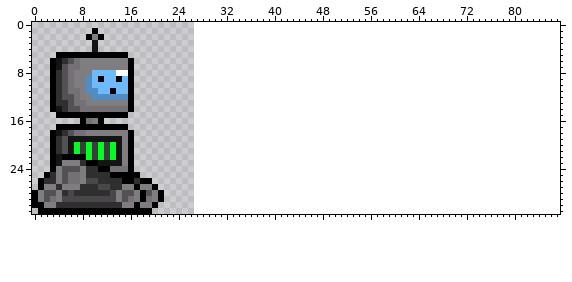
Sprite sheet -- assets/robot.png. Above is the file before it was changed.
The file is 32x32 pixels. The old version is drawn lined up with the new one, on the new canvas.
New version:
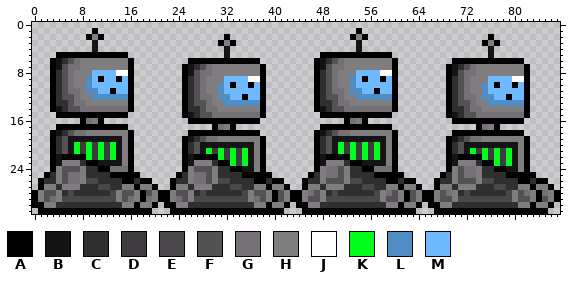
Palette (. is transparent): A #000000  B #141414  C #302f30  D #3d3b3d  E #4a474a  F #545154  G #757075  H #807d80  J #ffffff  K #00ff1e  L #508dc2  M #6eb9ff
The edit:
canvas 32x32 -> 88x32, the old top-left corner now at -5,0 (the part of the old canvas that was cut away was empty and is not shown)
@@ x 0..87 @@
  0 ........................................................................................
- 1 ..........A.............................................................................
- 2 .........AHA............................................................................
- 3 ..........B.............................................................................
- 4 ..........B.............................................................................
- 5 ....AAAAAAAAAAAA........................................................................
- 6 ...ABCFGHHHHHHHHA.......................................................................
- 7 ...ABFGGHHHHHHHHA.......................................................................
- 8 ...ACFGHHHMMMMJJA.......................................................................
- 9 ...ACFGHHLMAMMAMA.......................................................................
-10 ...ACFGHHLMMMMMMA.......................................................................
-11 ...ACFGGHLLMMAMMA.......................................................................
-12 ...ACFFGHHLLLLLLA.......................................................................
-13 ...ACCFGGHHHHHHHA.......................................................................
-14 ...ABCFFGGGGGGGGA.......................................................................
-15 ....AAAAAAAAAAAA........................................................................
-16 ........AGHA............................................................................
-17 ....AAAAAAAAAAAA........................................................................
-18 ...ABCFGGHHHHHHHA.......................................................................
-19 ...ACFBBBBBBBBBHA.......................................................................
-20 ...ACFBKDKDKDKBHA.......................................................................
-21 ...ACFBKDKDKDKBHA.......................................................................
-22 ...ABAAAAKDKDKBHA.......................................................................
-23 ...ABHHHCAABBBBHA.......................................................................
-24 ...AHFFFHCCAAGGGA.......................................................................
-25 ..ACHFGGHCCCCAAAAA......................................................................
-26 .ACCHFGGHEECCCCAACAA....................................................................
-27 .AHHCHHHCCCEECCHHAHHA...................................................................
-28 AHFFHCECCCCCCEHFFHAFHA..................................................................
-29 AHFGHEEEEEEEEEHFGHAGHA..................................................................
-30 AAHHCCCCCCCCCCCHHAHHA...................................................................
-31 .AAAAAAAAAAAAAAAAAAA....................................................................
+ 1 ..........A...........................................A.................................
+ 2 .........AHA....................A....................AHA....................A...........
+ 3 ..........B....................AHA....................B....................AHA..........
+ 4 ..........B.....................B.....................B.....................B...........
+ 5 ....AAAAAAAAAAAA................B...............AAAAAAAAAAAA................B...........
+ 6 ...ABCFGHHHHHHHHA.........AAAAAAAAAAAA.........ABCFGHHHHHHHHA.........AAAAAAAAAAAA......
+ 7 ...ABFGGHHHHHHHHA........ABCFGHHHHHHHHA........ABFGGHHHHHHHHA........ABCFGHHHHHHHHA.....
+ 8 ...ACFGHHHMMMMJJA........ABFGGHHHHHHHHA........ACFGHHHMMMMJJA........ABFGGHHHHHHHHA.....
+ 9 ...ACFGHHLMAMMAMA........ACFGHHHMMMMJJA........ACFGHHLMAMMAMA........ACFGHHHMMMMJJA.....
+10 ...ACFGHHLMMMMMMA........ACFGHHLMAMMAMA........ACFGHHLMMMMMMA........ACFGHHLMAMMAMA.....
+11 ...ACFGGHLLMMAMMA........ACFGHHLMMMMMMA........ACFGGHLLMMAMMA........ACFGHHLMMMMMMA.....
+12 ...ACFFGHHLLLLLLA........ACFGGHLLMMAMMA........ACFFGHHLLLLLLA........ACFGGHLLMMAMMA.....
+13 ...ACCFGGHHHHHHHA........ACFFGHHLLLLLLA........ACCFGGHHHHHHHA........ACFFGHHLLLLLLA.....
+14 ...ABCFFGGGGGGGGA........ACCFGGHHHHHHHA........ABCFFGGGGGGGGA........ACCFGGHHHHHHHA.....
+15 ....AAAAAAAAAAAA.........ABCFFGGGGGGGGA.........AAAAAAAAAAAA.........ABCFFGGGGGGGGA.....
+16 ........AGHA..............AAAAAAAAAAAA..............AGHA..............AAAAAAAAAAAA......
+17 ....AAAAAAAAAAAA..............AGHA..............AAAAAAAAAAAA..............AGHA..........
+18 ...ABCFGGHHHHHHHA.........AAAAAAAAAAAA.........ABCFGGHHHHHHHA.........AAAAAAAAAAAA......
+19 ...ACFBBBBBBBBBHA........ABCFGGHHHHHHHA........ACFBBBBBBBBBHA........ABCFGGHHHHHHHA.....
+20 ...ACFBKDKDKDKBHA........ACFBBBBBBBBBHA........ACFBKDKDKDKBHA........ACFBBBBBBBBBHA.....
+21 ...ACFBKDKDKDKBHA........ACFBKDKDKDKBHA........ACFBKDKDKDKBHA........ACFBKDKDKDKBHA.....
+22 ...ABAAAAKDKDKBHA........ABAAAAKDKDKBHA........ABAAAAKDKDKBHA........ABAAAAKDKDKBHA.....
+23 ...ABHHHCAABBBBHA........ABHHHCAAKDKBHA........ABHHHCAABBBBHA........ABHHHCAAKDKBHA.....
+24 ...AHFFFHCCAAGGGA........AHFFFHCCAABBHA........AHGGFHCCAAGGGA........AHFGGHCCAABBHA.....
+25 ..ACHFGGHCCCCAAAAA......ACHGGFHCCCCAAAAA......ACHGGFHCCCCAAAAA......ACHFGGHCCCCAAAAA....
+26 .ACCHFGGHEECCCCAACAA...ACCHGGFHEECCCCAACAA...ACCHFFFHEECCCCAACAA...ACCHFFFHEECCCCAACAA..
+27 .AHHCHHHCCCEECCHHAHHA..AHHCHHHCCCEECCHHAHHA..AHHCHHHCCCEECCHHAHHA..AHHCHHHCCCEECCHHAHHA.
+28 AHFFHCECCCCCCEHFFHAFHAAHFFHCECCCCCCEHFFHAFHAAHGFHCECCCCCCEHGFHAFHAAHFGHCECCCCCCEHFGHAGHA
+29 AHFGHEEEEEEEEEHFGHAGHAAHGFHEEEEEEEEEHGFHAFHAAHFFHEEEEEEEEEHFFHAFHAAHFFHEEEEEEEEEHFFHAFHA
+30 AAHHCCCCCCCCCCCHHAHHA.AAHHCCCCCCCCCCCHHAHHA.AAHHCCCCCCCCCCCHHAHHA.AAHHCCCCCCCCCCCHHAHHA.
+31 .AAAAAAAAAAAAAAAAAAA...AAAAAAAAAAAAAAAAAAA...AAAAAAAAAAAAAAAAAAA...AAAAAAAAAAAAAAAAAAA..
Pixel boxes of the changes (left, top, right, bottom) in both pictures:
added: (164, 28, 560, 214)
